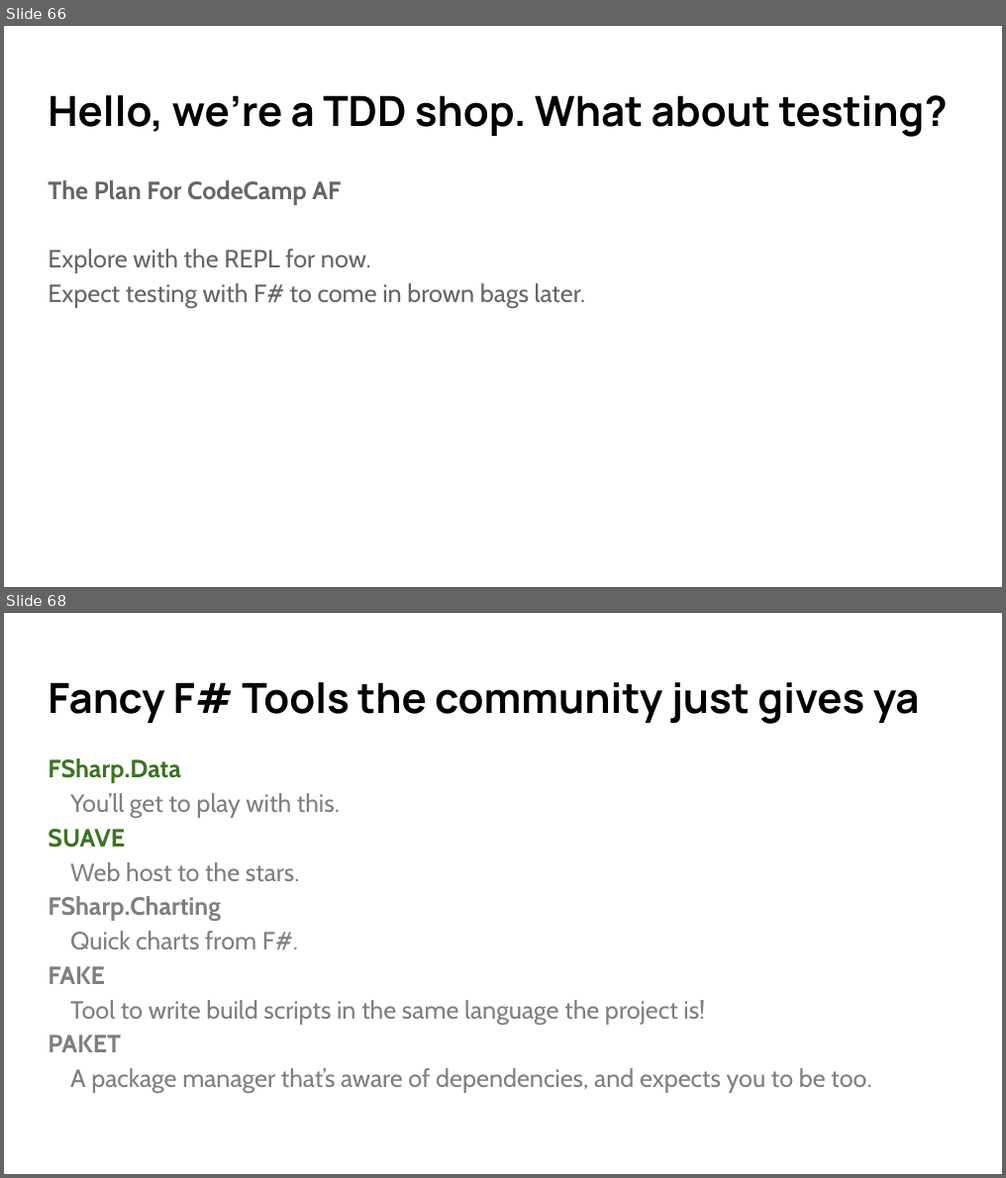
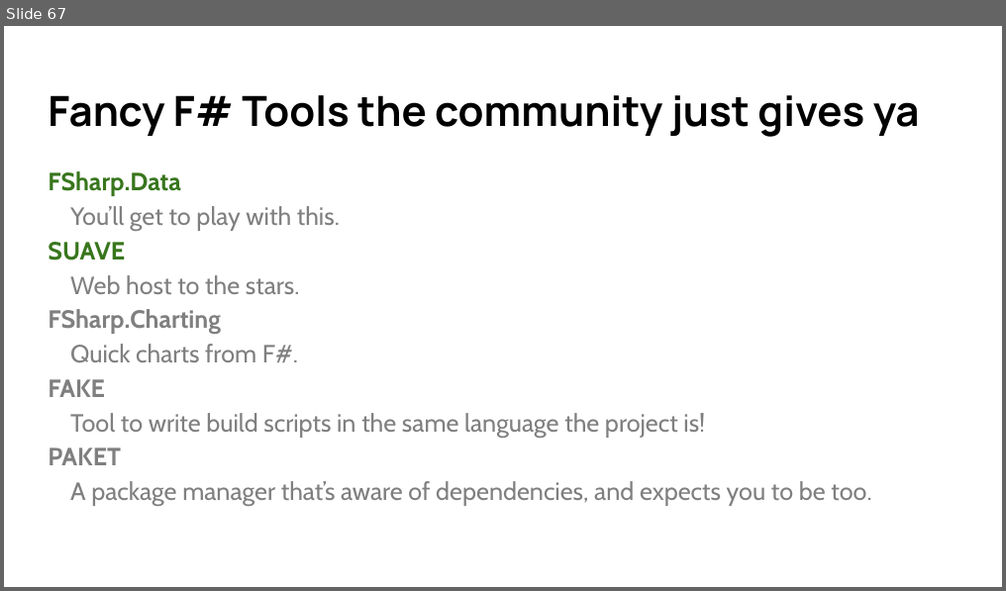
Before and after one commit to cmbrown1598/fsDemo, a slide deck: Intro to F# - Quick.pptx. Shown one above the other, each under a label of ours: slides 66 and 68 before the commit, slide 67 after it; the slides between them are not shown. The pictures are 1006x1178 and 1006x591 pixels, drawn with LibreOffice and Linux fonts; fonts in the diff are those of the drawing. Boxes give left, top, right and bottom in pixels: in the first picture for what was removed or moved away, otherwise in the second. Text is boxed around its words. In the diff, an @@ line names an element or a change of style, - is before the commit and + after.

```diff
--- a/Intro to F# - Quick.pptx
+++ b/Intro to F# - Quick.pptx
@@ slide 66 removed at (x1=4, y1=26, x2=1002, y2=587), background #FFFFFF @@
@@ title removed at (x1=48, y1=95, x2=947, y2=137) @@
-Hello, we’re a TDD shop. What about testing?
@@ text removed at (x1=48, y1=180, x2=586, y2=308) @@
-The Plan For CodeCamp AF
-Explore with the REPL for now.
-Expect testing with F# to come in brown bags later.
@@ what was slide 68 is now slide 67 @@
```
Also in this commit, not shown: 14 slides changed, 1 other file.
